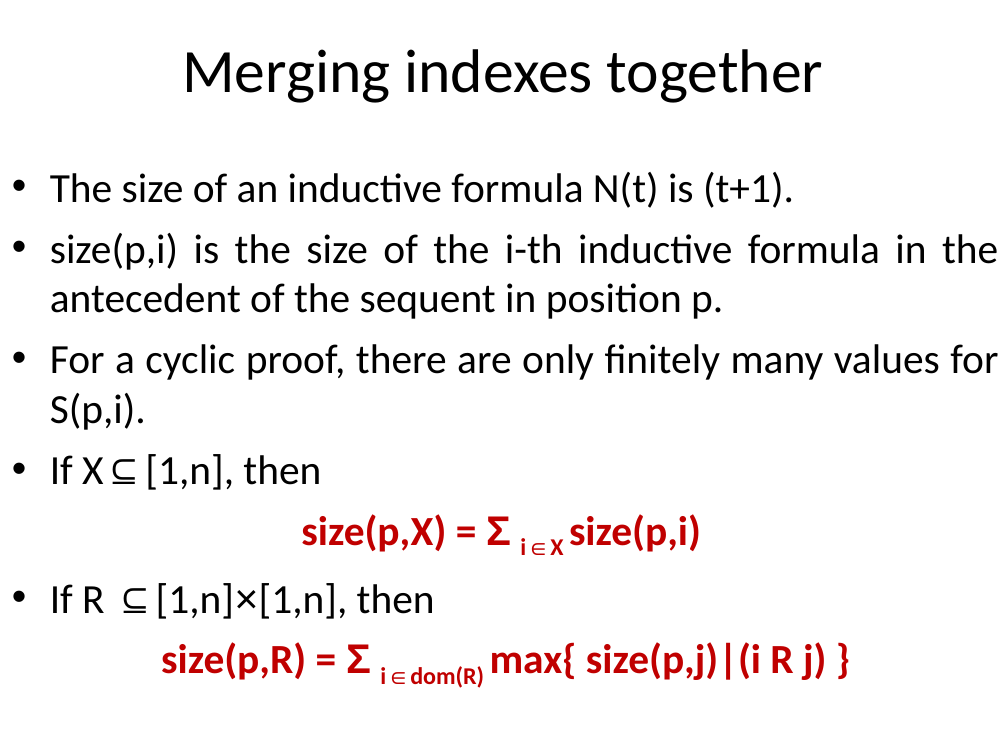
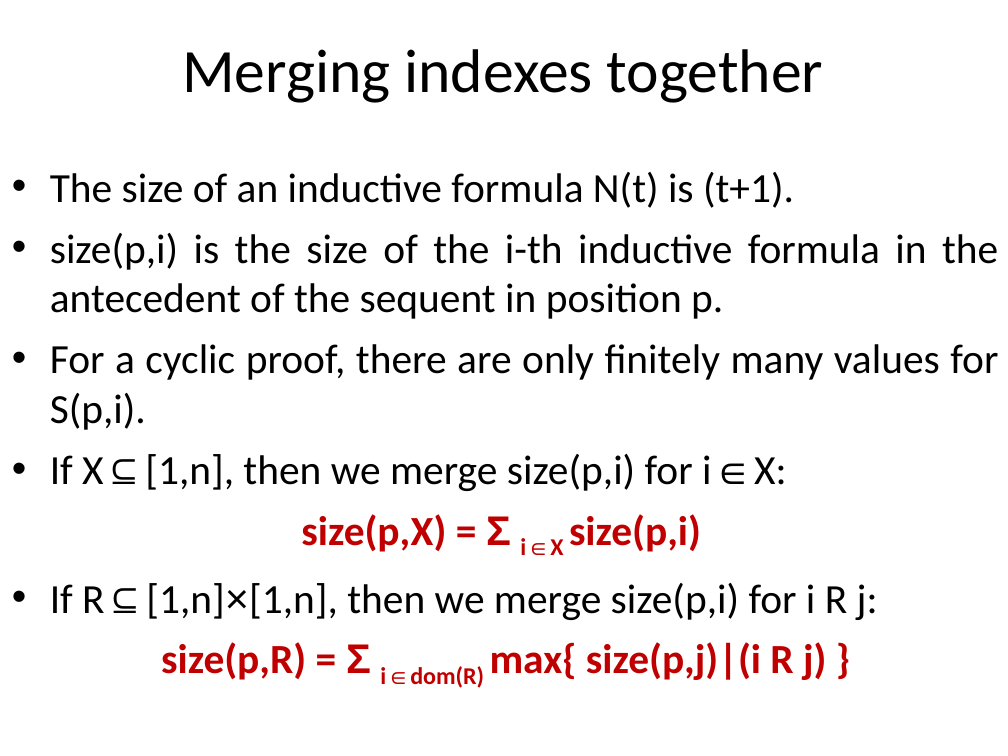
Before and after one commit to stefanoangeloberardi/GTC-injective, a slide deck: slide 16 of PDF/20260219-FUEFUKI24-Isawa Onsen-Injectivity-Slides.ppt (slide 14 before the commit). Drawn at 1008x756 pixels with LibreOffice and Linux fonts; fonts in the diff are those of the drawing. Boxes give left, top, right and bottom in pixels: in the first picture for what was removed or moved away, otherwise in the second. Text is boxed around its words. In the diff, an @@ line names an element or a change of style, - is before the commit and + after.

```diff
--- a/PDF/20260219-FUEFUKI24-Isawa Onsen-Injectivity-Slides.ppt
+++ b/PDF/20260219-FUEFUKI24-Isawa Onsen-Injectivity-Slides.ppt
@@ text at <box>50,454,787,491</box>: text changed @@
-• If X⊆[1,n], then
+• If X⊆[1,n], then we merge size(p,i) for i∈X:
@@ text at <box>50,583,878,620</box>: text changed @@
-• If R ⊆[1,n]×[1,n], then
+• If R⊆[1,n]×[1,n], then we merge size(p,i) for i R j:
```
Also in this commit, not shown: 6 other slides changed, 2 slides added.
